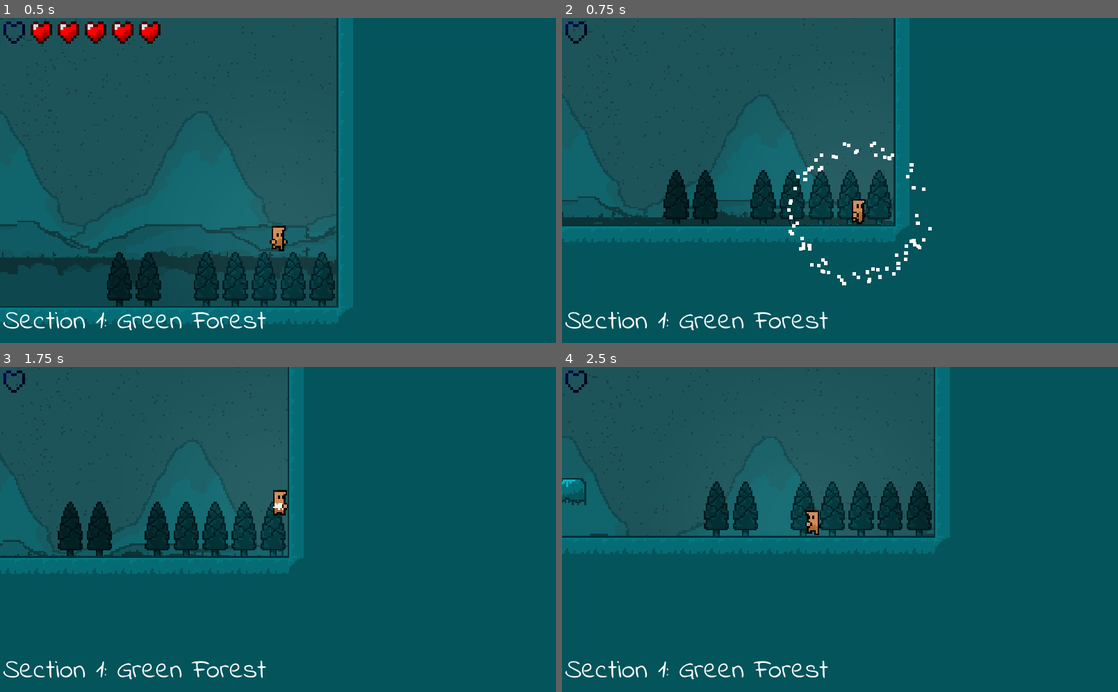
Above: before the commit, frames 1-4 (two rows, left to right).
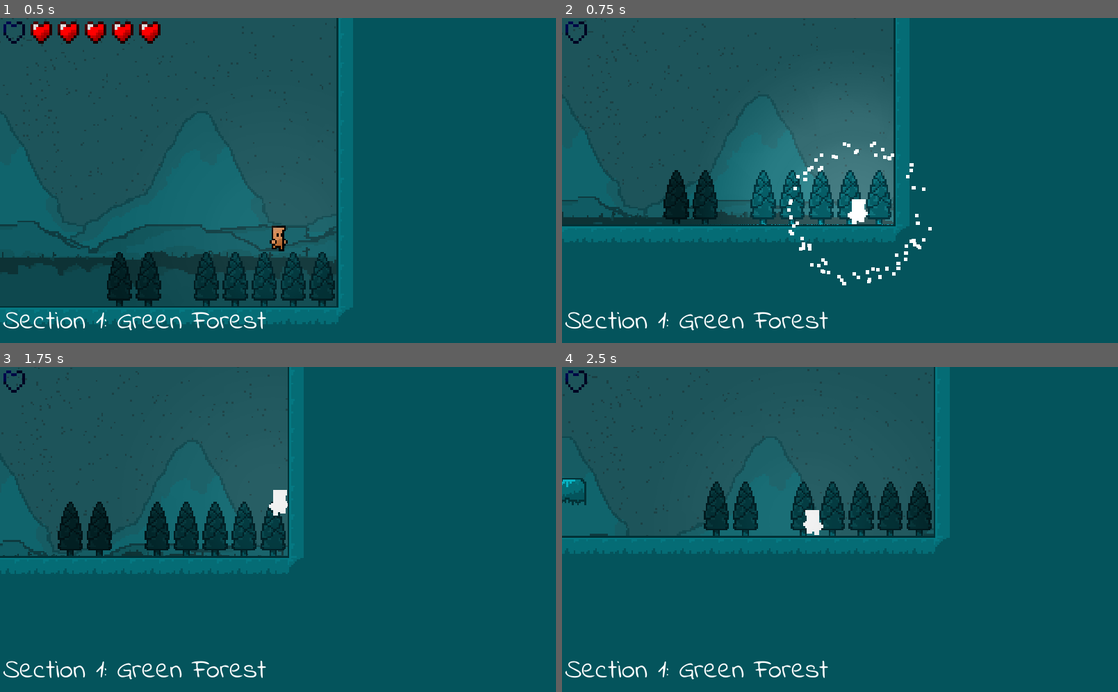
Above: after the commit, the same moments.

Repository: Zeno3463/Generation-142
Game: Godot game, scene res://scenes/Levels/Blue Forest/Blue Forest Section 0.tscn
Two runs of this game, one before a commit and one after it. Both use one fixed random seed, a clock stepped at 60 frames per second and the inputs below.
Inputs:
- Up to frame 1 (0.5 s): no input
- Up to frame 2 (0.75 s): hold Right (ui_right) from 0.53 s (still down); tap C (power blast) at 0.6 s
- Up to frame 3 (1.75 s): keep holding Right (ui_right); tap Up (ui_up) at 0.77, 1.52 s; tap X (attack) at 1.35 s; tap C (power blast) at 1.55 s
- Up to frame 4 (2.5 s): release Right (ui_right) at 2.03 s; hold Left (ui_left) from 2.03 s (still down); tap Z (dash) at 2.1 s; tap C (power blast) at 2.3 s

Frame 1 is identical in both runs. In frame 2, 3.8% of the frame differs, in the area x 28-60%, y 40-64%; in frame 3, 0.2%; in frame 4, 0.2%.

Commit message:
added visual effects for power blasting

Diff:
--- a/scenes/Player.tscn
+++ b/scenes/Player.tscn
@@ -14,6 +14,7 @@
 [ext_resource path="res://sprites/Player/Player Dead.png" type="Texture" id=12]
 [ext_resource path="res://sprites/Player/Player Damage.png" type="Texture" id=13]
 [ext_resource path="res://scripts/ScreenShake.gd" type="Script" id=14]
+[ext_resource path="res://sprites/Player/Player Power Blast.png" type="Texture" id=15]
 
 [sub_resource type="RectangleShape2D" id=1]
 extents = Vector2( 4.45234, 7.1302 )
@@ -75,72 +76,72 @@
 region = Rect2( 80, 0, 16, 16 )
 
 [sub_resource type="AtlasTexture" id=16]
-atlas = ExtResource( 12 )
+atlas = ExtResource( 6 )
 region = Rect2( 0, 0, 16, 16 )
 
 [sub_resource type="AtlasTexture" id=17]
-atlas = ExtResource( 12 )
+atlas = ExtResource( 6 )
 region = Rect2( 16, 0, 16, 16 )
 
 [sub_resource type="AtlasTexture" id=18]
-atlas = ExtResource( 12 )
+atlas = ExtResource( 6 )
 region = Rect2( 32, 0, 16, 16 )
 
 [sub_resource type="AtlasTexture" id=19]
-atlas = ExtResource( 12 )
+atlas = ExtResource( 6 )
 region = Rect2( 48, 0, 16, 16 )
 
 [sub_resource type="AtlasTexture" id=20]
-atlas = ExtResource( 12 )
+atlas = ExtResource( 6 )
 region = Rect2( 64, 0, 16, 16 )
 
 [sub_resource type="AtlasTexture" id=21]
-atlas = ExtResource( 12 )
+atlas = ExtResource( 6 )
 region = Rect2( 80, 0, 16, 16 )
 
 [sub_resource type="AtlasTexture" id=22]
-atlas = ExtResource( 12 )
+atlas = ExtResource( 6 )
 region = Rect2( 96, 0, 16, 16 )
 
 [sub_resource type="AtlasTexture" id=23]
-atlas = ExtResource( 12 )
-region = Rect2( 112, 0, 16, 16 )
+atlas = ExtResource( 13 )
+region = Rect2( 0, 0, 16, 16 )
 
 [sub_resource type="AtlasTexture" id=24]
 atlas = ExtResource( 13 )
-region = Rect2( 0, 0, 16, 16 )
+region = Rect2( 16, 0, 16, 16 )
 
 [sub_resource type="AtlasTexture" id=25]
-atlas = ExtResource( 13 )
-region = Rect2( 16, 0, 16, 16 )
+atlas = ExtResource( 12 )
+region = Rect2( 0, 0, 16, 16 )
 
 [sub_resource type="AtlasTexture" id=26]
-atlas = ExtResource( 6 )
-region = Rect2( 0, 0, 16, 16 )
+atlas = ExtResource( 12 )
+region = Rect2( 16, 0, 16, 16 )
 
 [sub_resource type="AtlasTexture" id=27]
-atlas = ExtResource( 6 )
-region = Rect2( 16, 0, 16, 16 )
+atlas = ExtResource( 12 )
+region = Rect2( 32, 0, 16, 16 )
 
 [sub_resource type="AtlasTexture" id=28]
-atlas = ExtResource( 6 )
-region = Rect2( 32, 0, 16, 16 )
+atlas = ExtResource( 12 )
+region = Rect2( 48, 0, 16, 16 )
 
 [sub_resource type="AtlasTexture" id=29]
-atlas = ExtResource( 6 )
-region = Rect2( 48, 0, 16, 16 )
+atlas = ExtResource( 12 )
+region = Rect2( 64, 0, 16, 16 )
 
 [sub_resource type="AtlasTexture" id=30]
-atlas = ExtResource( 6 )
-region = Rect2( 64, 0, 16, 16 )
+atlas = ExtResource( 12 )
+region = Rect2( 80, 0, 16, 16 )
 
 [sub_resource type="AtlasTexture" id=31]
-atlas = ExtResource( 6 )
-region = Rect2( 80, 0, 16, 16 )
+atlas = ExtResource( 12 )
+region = Rect2( 96, 0, 16, 16 )
 
 [sub_resource type="AtlasTexture" id=32]
-atlas = ExtResource( 6 )
-region = Rect2( 96, 0, 16, 16 )
+atlas = ExtResource( 12 )
+region = Rect2( 112, 0, 16, 16 )
 
 [sub_resource type="SpriteFrames" id=33]
 animations = [ {
@@ -169,19 +170,24 @@
 "name": "walk",
 "speed": 5.0
 }, {
-"frames": [ SubResource( 16 ), SubResource( 17 ), SubResource( 18 ), SubResource( 19 ), SubResource( 20 ), SubResource( 21 ), SubResource( 22 ), SubResource( 23 ) ],
+"frames": [ SubResource( 16 ), SubResource( 17 ), SubResource( 18 ), SubResource( 19 ), SubResource( 20 ), SubResource( 21 ), SubResource( 22 ) ],
+"loop": true,
+"name": "double jump",
+"speed": 5.0
+}, {
+"frames": [ SubResource( 23 ), SubResource( 24 ) ],
+"loop": true,
+"name": "damage",
+"speed": 5.0
+}, {
+"frames": [ SubResource( 25 ), SubResource( 26 ), SubResource( 27 ), SubResource( 28 ), SubResource( 29 ), SubResource( 30 ), SubResource( 31 ), SubResource( 32 ) ],
 "loop": true,
 "name": "dead",
 "speed": 5.0
 }, {
-"frames": [ SubResource( 24 ), SubResource( 25 ) ],
-"loop": true,
-"name": "damage",
-"speed": 5.0
-}, {
-"frames": [ SubResource( 26 ), SubResource( 27 ), SubResource( 28 ), SubResource( 29 ), SubResource( 30 ), SubResource( 31 ), SubResource( 32 ) ],
-"loop": true,
-"name": "double jump",
+"frames": [ ExtResource( 15 ) ],
+"loop": true,
+"name": "power blast",
 "speed": 5.0
 } ]
 
@@ -248,7 +254,7 @@
 position = Vector2( 0, -0.370039 )
 z_index = 1
 frames = SubResource( 33 )
-frame = 1
+frame = 2
 speed_scale = 2.0
 playing = true
 
--- a/scripts/Classes/Player Class.gd
+++ b/scripts/Classes/Player Class.gd
@@ -29,6 +29,8 @@
 
 # power blast variables
 export var power_blast_duration = 0.2
+export var light_energy_while_blasting = 2
+export var default_light_energy = 1
 
 # private variables
 var vel = Vector2.ZERO
@@ -59,6 +61,7 @@
 var camera: Camera2D = null
 var power_blast_area: Area2D = null
 var power_blast_particle_system: CPUParticles2D = null
+var light: Light2D = null
 onready var ui_controller = get_tree().get_root().get_node("/root/Ui")
 
 # public functions
@@ -105,7 +108,7 @@
 		attack_effect_animated_sprite.play("default")
 		player_animated_sprite.speed_scale = attack_animation_speed
 	elif is_power_blasting:
-		pass
+		player_animated_sprite.play("power blast")
 	elif jump_count == jump_count_limit and not double_jump_animation_played and can_double_jump:
 		player_animated_sprite.play("double jump")
 		player_animated_sprite.speed_scale = double_jump_animation_speed
@@ -121,6 +124,7 @@
 		player_animated_sprite.play("jump")
 
 func reset_everything_to_default():
+	light.energy = default_light_energy
 	trail_effect.visible = false
 	attack_effect_animated_sprite.stop()
 	attack_effect_animated_sprite.frame = 0
@@ -147,6 +151,7 @@
 	if ui_controller.get_node("Lives").get_child_count() > ui_controller.lives:
 		vel = Vector2.ZERO
 		camera.start()
+		light.energy = light_energy_while_blasting
 		power_blast_particle_system.emitting = true
 		var bodies = power_blast_area.get_overlapping_bodies()
 		for body in bodies:
--- a/scripts/Player.gd
+++ b/scripts/Player.gd
@@ -11,6 +11,7 @@
 	camera = $Camera2D
 	power_blast_area = $"Power Blast Area"
 	power_blast_particle_system = $"Effects/Power Blast/CPUParticles2D"
+	light = $Effects/Light/Light2D
 
 	# connect the signals
 	$"Attack Area".connect("body_entered", self, "_on_Attack_Area_body_entered") # warning-ignore:return_value_discarded
--- a/tilesets/default tileset.tres
+++ b/tilesets/default tileset.tres
@@ -84,30 +84,30 @@
 [sub_resource type="OccluderPolygon2D" id=25]
 polygon = PoolVector2Array( 0, 0, 16, 0, 16, 16, 0, 16 )
 
+[sub_resource type="ConvexPolygonShape2D" id=26]
+points = PoolVector2Array( 16, 16, 0, 16, 0, 0, 16, 0 )
+
+[sub_resource type="NavigationPolygon" id=27]
+vertices = PoolVector2Array( 16, 16, 0, 16, 0, 0, 16, 0 )
+polygons = [ PoolIntArray( 0, 1, 2, 3 ) ]
+
+[sub_resource type="OccluderPolygon2D" id=28]
+polygon = PoolVector2Array( 16, 16, 0, 16, 0, 0, 16, 0 )
+
+[sub_resource type="ConvexPolygonShape2D" id=29]
+points = PoolVector2Array( 16, 16, 0, 16, 0, 0, 16, 0 )
+
+[sub_resource type="OccluderPolygon2D" id=30]
+polygon = PoolVector2Array( 0, 0, 16, 0, 16, 16, 0, 16 )
+
+[sub_resource type="NavigationPolygon" id=31]
+vertices = PoolVector2Array( 16, 16, 0, 16, 0, 0, 16, 0 )
+polygons = [ PoolIntArray( 0, 1, 2, 3 ) ]
+
+[sub_resource type="OccluderPolygon2D" id=32]
+polygon = PoolVector2Array( 11.075, 16, 11.0209, 14.9152, 13.0762, 14.9152, 13.1303, 14.1039, 14.158, 14.0498, 14.0498, 12.968, 14.9693, 12.914, 15.0234, 10.8586, 16, 10.8586, 16, 0, 0, 0, 0, 16 )
+
 [sub_resource type="ConvexPolygonShape2D" id=33]
-points = PoolVector2Array( 16, 16, 0, 16, 0, 0, 16, 0 )
-
-[sub_resource type="NavigationPolygon" id=26]
-vertices = PoolVector2Array( 16, 16, 0, 16, 0, 0, 16, 0 )
-polygons = [ PoolIntArray( 0, 1, 2, 3 ) ]
-
-[sub_resource type="OccluderPolygon2D" id=27]
-polygon = PoolVector2Array( 16, 16, 0, 16, 0, 0, 16, 0 )
-
-[sub_resource type="ConvexPolygonShape2D" id=28]
-points = PoolVector2Array( 16, 16, 0, 16, 0, 0, 16, 0 )
-
-[sub_resource type="OccluderPolygon2D" id=29]
-polygon = PoolVector2Array( 0, 0, 16, 0, 16, 16, 0, 16 )
-
-[sub_resource type="NavigationPolygon" id=30]
-vertices = PoolVector2Array( 16, 16, 0, 16, 0, 0, 16, 0 )
-polygons = [ PoolIntArray( 0, 1, 2, 3 ) ]
-
-[sub_resource type="OccluderPolygon2D" id=31]
-polygon = PoolVector2Array( 11.075, 16, 11.0209, 14.9152, 13.0762, 14.9152, 13.1303, 14.1039, 14.158, 14.0498, 14.0498, 12.968, 14.9693, 12.914, 15.0234, 10.8586, 16, 10.8586, 16, 0, 0, 0, 0, 16 )
-
-[sub_resource type="ConvexPolygonShape2D" id=32]
 points = PoolVector2Array( 16, 16, 0, 16, 0, 0, 16, 0 )
 
 [resource]
Not shown: 1 places in scenes/Player.tscn that only renumber resources
Binary file added: sprites/Player/Player Power Blast.png
Not shown, added: sprites/Player/Player Power Blast.png.import
Not shown: 4 places in tilesets/default tileset.tres that only renumber resources
